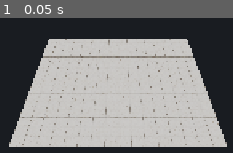
Above: before the commit, frame 1.
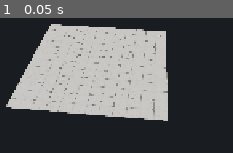
Above: after the commit, the same moment.

Repository: mehmetdem2005/Backrooms
Game: Godot game, scene res://Harita.tscn
The game is run twice, just before and just after one commit, with the same random seed, the same clock (stepped at 60 frames per second) and the same inputs. Before the commit the project starts from res://Level.tscn.
Inputs:
- Up to frame 1 (0.05 s): no input

The runs differ from the first frame. In frame 1, 40% of the frame differs, in the area x 2-98%, y 4-96%.

Commit message:
FloorBuilder: editor PLUGIN (Parca Yerlestirici) — pick a part in side dock, click in 3D viewport to place (snap 4m), right-click to erase. Turkish node names (Zemin/Harita/Kamera/Isik/Ortam), no 'Mesh' text.
https://claude.ai/code/session_01NRpMnaAWyeW9sMqBjCT8aX

Diff:
--- a/FloorBuilder/FloorTile.tscn
+++ /dev/null
@@ -1,21 +0,0 @@
-[gd_scene format=3]
-
-[ext_resource type="Texture2D" path="res://textures/floor_albedo.png" id="1_yie6u"]
-[ext_resource type="Texture2D" path="res://textures/floor_ao.png" id="2_43e23"]
-[ext_resource type="Texture2D" path="res://textures/floor_normal.png" id="3_504k0"]
-[ext_resource type="Texture2D" path="res://textures/floor_rough.png" id="4_7iy1d"]
-
-[sub_resource type="PlaneMesh" id="PlaneMesh_edwd6"]
-size = Vector2(4, 4)
-
-[sub_resource type="StandardMaterial3D" id="StandardMaterial3D_5wgok"]
-albedo_texture = ExtResource("1_yie6u")
-roughness_texture = ExtResource("4_7iy1d")
-normal_enabled = true
-normal_texture = ExtResource("3_504k0")
-ao_enabled = true
-ao_texture = ExtResource("2_43e23")
-
-[node name="FloorTile" type="MeshInstance3D" unique_id=612339827]
-mesh = SubResource("PlaneMesh_edwd6")
-surface_material_override/0 = SubResource("StandardMaterial3D_5wgok")
--- /dev/null
+++ b/FloorBuilder/Harita.tscn
@@ -0,0 +1,81 @@
+[gd_scene format=3]
+
+[ext_resource type="Texture2D" path="res://textures/floor_albedo.png" id="1_4f6jj"]
+[ext_resource type="Texture2D" path="res://textures/floor_ao.png" id="2_q1s0u"]
+[ext_resource type="Texture2D" path="res://textures/floor_normal.png" id="3_sul2s"]
+[ext_resource type="Texture2D" path="res://textures/floor_rough.png" id="4_cpwyp"]
+
+[sub_resource type="Environment" id="Environment_0brml"]
+background_mode = 1
+background_color = Color(0.1, 0.11, 0.13, 1)
+ambient_light_source = 2
+ambient_light_color = Color(0.92, 0.93, 0.95, 1)
+tonemap_mode = 4
+
+[sub_resource type="PlaneMesh" id="PlaneMesh_duf1n"]
+size = Vector2(4, 4)
+
+[sub_resource type="StandardMaterial3D" id="StandardMaterial3D_iq74w"]
+albedo_texture = ExtResource("1_4f6jj")
+roughness_texture = ExtResource("4_cpwyp")
+normal_enabled = true
+normal_texture = ExtResource("3_sul2s")
+ao_enabled = true
+ao_texture = ExtResource("2_q1s0u")
+
+[node name="Harita" type="Node3D" unique_id=1226466879]
+
+[node name="Kamera" type="Camera3D" parent="." unique_id=67910553]
+transform = Transform3D(0.9938837, -0.07311503, 0.08276059, 0, 0.7494289, 0.6620847, -0.11043153, -0.6580352, 0.7448453, 10, 16, 26)
+
+[node name="Isik" type="DirectionalLight3D" parent="." unique_id=1423766400]
+transform = Transform3D(0.81915206, -0.46984634, 0.32898995, 0, 0.57357645, 0.81915206, -0.57357645, -0.6710101, 0.46984634, 0, 0, 0)
+light_energy = 0.8
+
+[node name="Ortam" type="WorldEnvironment" parent="." unique_id=1104806717]
+environment = SubResource("Environment_0brml")
+
+[node name="Zemin" type="MeshInstance3D" parent="." unique_id=1395185039]
+transform = Transform3D(1, 0, 0, 0, 1, 0, 0, 0, 1, 2, 0, 2)
+mesh = SubResource("PlaneMesh_duf1n")
+surface_material_override/0 = SubResource("StandardMaterial3D_iq74w")
+
+[node name="@MeshInstance3D@2" type="MeshInstance3D" parent="." unique_id=1329811424]
+transform = Transform3D(1, 0, 0, 0, 1, 0, 0, 0, 1, 2, 0, 6)
+mesh = SubResource("PlaneMesh_duf1n")
+surface_material_override/0 = SubResource("StandardMaterial3D_iq74w")
+
+[node name="@MeshInstance3D@3" type="MeshInstance3D" parent="." unique_id=1405961273]
+transform = Transform3D(1, 0, 0, 0, 1, 0, 0, 0, 1, 2, 0, 10)
+mesh = SubResource("PlaneMesh_duf1n")
+surface_material_override/0 = SubResource("StandardMaterial3D_iq74w")
+
+[node name="@MeshInstance3D@4" type="MeshInstance3D" parent="." unique_id=1536637881]
+transform = Transform3D(1, 0, 0, 0, 1, 0, 0, 0, 1, 6, 0, 2)
+mesh = SubResource("PlaneMesh_duf1n")
+surface_material_override/0 = SubResource("StandardMaterial3D_iq74w")
+
+[node name="@MeshInstance3D@5" type="MeshInstance3D" parent="." unique_id=1789575144]
+transform = Transform3D(1, 0, 0, 0, 1, 0, 0, 0, 1, 6, 0, 6)
+mesh = SubResource("PlaneMesh_duf1n")
+surface_material_override/0 = SubResource("StandardMaterial3D_iq74w")
+
+[node name="@MeshInstance3D@6" type="MeshInstance3D" parent="." unique_id=1864891671]
+transform = Transform3D(1, 0, 0, 0, 1, 0, 0, 0, 1, 6, 0, 10)
+mesh = SubResource("PlaneMesh_duf1n")
+surface_material_override/0 = SubResource("StandardMaterial3D_iq74w")
+
+[node name="@MeshInstance3D@7" type="MeshInstance3D" parent="." unique_id=1118753877]
+transform = Transform3D(1, 0, 0, 0, 1, 0, 0, 0, 1, 10, 0, 2)
+mesh = SubResource("PlaneMesh_duf1n")
+surface_material_override/0 = SubResource("StandardMaterial3D_iq74w")
+
+[node name="@MeshInstance3D@8" type="MeshInstance3D" parent="." unique_id=1198493981]
+transform = Transform3D(1, 0, 0, 0, 1, 0, 0, 0, 1, 10, 0, 6)
+mesh = SubResource("PlaneMesh_duf1n")
+surface_material_override/0 = SubResource("StandardMaterial3D_iq74w")
+
+[node name="@MeshInstance3D@9" type="MeshInstance3D" parent="." unique_id=1103135236]
+transform = Transform3D(1, 0, 0, 0, 1, 0, 0, 0, 1, 10, 0, 10)
+mesh = SubResource("PlaneMesh_duf1n")
+surface_material_override/0 = SubResource("StandardMaterial3D_iq74w")
--- a/FloorBuilder/Level.tscn
+++ /dev/null
@@ -1,117 +0,0 @@
-[gd_scene format=3]
-
-[ext_resource type="Texture2D" path="res://textures/floor_albedo.png" id="1_wkftn"]
-[ext_resource type="Texture2D" path="res://textures/floor_ao.png" id="2_q4iis"]
-[ext_resource type="Texture2D" path="res://textures/floor_normal.png" id="3_m3clv"]
-[ext_resource type="Texture2D" path="res://textures/floor_rough.png" id="4_mxnmf"]
-
-[sub_resource type="PlaneMesh" id="PlaneMesh_edwd6"]
-size = Vector2(4, 4)
-
-[sub_resource type="StandardMaterial3D" id="StandardMaterial3D_5wgok"]
-albedo_texture = ExtResource("1_wkftn")
-roughness_texture = ExtResource("4_mxnmf")
-normal_enabled = true
-normal_texture = ExtResource("3_m3clv")
-ao_enabled = true
-ao_texture = ExtResource("2_q4iis")
-
-[sub_resource type="Environment" id="Environment_4eo0i"]
-background_mode = 1
-background_color = Color(0.1, 0.11, 0.13, 1)
-ambient_light_source = 2
-ambient_light_color = Color(0.92, 0.93, 0.95, 1)
-tonemap_mode = 4
-
-[node name="Level" type="Node3D" unique_id=1589881031]
-
-[node name="Floors" type="Node3D" parent="." unique_id=1090448567]
-
-[node name="FloorTile" type="MeshInstance3D" parent="Floors" unique_id=612339827]
-mesh = SubResource("PlaneMesh_edwd6")
-surface_material_override/0 = SubResource("StandardMaterial3D_5wgok")
-
-[node name="@MeshInstance3D@2" type="MeshInstance3D" parent="Floors" unique_id=953599214]
-transform = Transform3D(1, 0, 0, 0, 1, 0, 0, 0, 1, 0, 0, 4)
-mesh = SubResource("PlaneMesh_edwd6")
-surface_material_override/0 = SubResource("StandardMaterial3D_5wgok")
-
-[node name="@MeshInstance3D@3" type="MeshInstance3D" parent="Floors" unique_id=723432652]
-transform = Transform3D(1, 0, 0, 0, 1, 0, 0, 0, 1, 0, 0, 8)
-mesh = SubResource("PlaneMesh_edwd6")
-surface_material_override/0 = SubResource("StandardMaterial3D_5wgok")
-
-[node name="@MeshInstance3D@4" type="MeshInstance3D" parent="Floors" unique_id=1830559391]
-transform = Transform3D(1, 0, 0, 0, 1, 0, 0, 0, 1, 0, 0, 12)
-mesh = SubResource("PlaneMesh_edwd6")
-surface_material_override/0 = SubResource("StandardMaterial3D_5wgok")
-
-[node name="@MeshInstance3D@5" type="MeshInstance3D" parent="Floors" unique_id=819323309]
-transform = Transform3D(1, 0, 0, 0, 1, 0, 0, 0, 1, 4, 0, 0)
-mesh = SubResource("PlaneMesh_edwd6")
-surface_material_override/0 = SubResource("StandardMaterial3D_5wgok")
-
-[node name="@MeshInstance3D@6" type="MeshInstance3D" parent="Floors" unique_id=693110062]
-transform = Transform3D(1, 0, 0, 0, 1, 0, 0, 0, 1, 4, 0, 4)
-mesh = SubResource("PlaneMesh_edwd6")
-surface_material_override/0 = SubResource("StandardMaterial3D_5wgok")
-
-[node name="@MeshInstance3D@7" type="MeshInstance3D" parent="Floors" unique_id=644303221]
-transform = Transform3D(1, 0, 0, 0, 1, 0, 0, 0, 1, 4, 0, 8)
-mesh = SubResource("PlaneMesh_edwd6")
-surface_material_override/0 = SubResource("StandardMaterial3D_5wgok")
-
-[node name="@MeshInstance3D@8" type="MeshInstance3D" parent="Floors" unique_id=1290763777]
-transform = Transform3D(1, 0, 0, 0, 1, 0, 0, 0, 1, 4, 0, 12)
-mesh = SubResource("PlaneMesh_edwd6")
-surface_material_override/0 = SubResource("StandardMaterial3D_5wgok")
-
-[node name="@MeshInstance3D@9" type="MeshInstance3D" parent="Floors" unique_id=1139701631]
-transform = Transform3D(1, 0, 0, 0, 1, 0, 0, 0, 1, 8, 0, 0)
-mesh = SubResource("PlaneMesh_edwd6")
-surface_material_override/0 = SubResource("StandardMaterial3D_5wgok")
-
-[node name="@MeshInstance3D@10" type="MeshInstance3D" parent="Floors" unique_id=1283960898]
-transform = Transform3D(1, 0, 0, 0, 1, 0, 0, 0, 1, 8, 0, 4)
-mesh = SubResource("PlaneMesh_edwd6")
-surface_material_override/0 = SubResource("StandardMaterial3D_5wgok")
-
-[node name="@MeshInstance3D@11" type="MeshInstance3D" parent="Floors" unique_id=586732516]
-transform = Transform3D(1, 0, 0, 0, 1, 0, 0, 0, 1, 8, 0, 8)
-mesh = SubResource("PlaneMesh_edwd6")
-surface_material_override/0 = SubResource("StandardMaterial3D_5wgok")
-
-[node name="@MeshInstance3D@12" type="MeshInstance3D" parent="Floors" unique_id=165433744]
-transform = Transform3D(1, 0, 0, 0, 1, 0, 0, 0, 1, 8, 0, 12)
-mesh = SubResource("PlaneMesh_edwd6")
-surface_material_override/0 = SubResource("StandardMaterial3D_5wgok")
-
-[node name="@MeshInstance3D@13" type="MeshInstance3D" parent="Floors" unique_id=1442161825]
-transform = Transform3D(1, 0, 0, 0, 1, 0, 0, 0, 1, 12, 0, 0)
-mesh = SubResource("PlaneMesh_edwd6")
-surface_material_override/0 = SubResource("StandardMaterial3D_5wgok")
-
-[node name="@MeshInstance3D@14" type="MeshInstance3D" parent="Floors" unique_id=2040015277]
-transform = Transform3D(1, 0, 0, 0, 1, 0, 0, 0, 1, 12, 0, 4)
-mesh = SubResource("PlaneMesh_edwd6")
-surface_material_override/0 = SubResource("StandardMaterial3D_5wgok")
-
-[node name="@MeshInstance3D@15" type="MeshInstance3D" parent="Floors" unique_id=628271709]
-transform = Transform3D(1, 0, 0, 0, 1, 0, 0, 0, 1, 12, 0, 8)
-mesh = SubResource("PlaneMesh_edwd6")
-surface_material_override/0 = SubResource("StandardMaterial3D_5wgok")
-
-[node name="@MeshInstance3D@16" type="MeshInstance3D" parent="Floors" unique_id=1112453886]
-transform = Transform3D(1, 0, 0, 0, 1, 0, 0, 0, 1, 12, 0, 12)
-mesh = SubResource("PlaneMesh_edwd6")
-surface_material_override/0 = SubResource("StandardMaterial3D_5wgok")
-
-[node name="Camera3D" type="Camera3D" parent="." unique_id=1232050804]
-transform = Transform3D(1, 0, 0, 0, 0.791285, 0.6114475, 0, -0.6114475, 0.791285, 6, 17, 28)
-
-[node name="Sun" type="DirectionalLight3D" parent="." unique_id=822753608]
-transform = Transform3D(0.81915206, -0.46984634, 0.32898995, 0, 0.57357645, 0.81915206, -0.57357645, -0.6710101, 0.46984634, 0, 0, 0)
-light_energy = 0.8
-
-[node name="WorldEnvironment" type="WorldEnvironment" parent="." unique_id=949182967]
-environment = SubResource("Environment_4eo0i")
--- a/FloorBuilder/build_parts.gd
+++ b/FloorBuilder/build_parts.gd
@@ -9,35 +9,26 @@
     mat.normal_texture = load("res://textures/floor_normal.png")
     mat.roughness = 1.0
     ResourceSaver.save(mat, "res://floor_material.tres")
-
-    # --- FloorTile.tscn : tek zemin parçası (PlaneMesh 4x4) ---
-    var tile := MeshInstance3D.new()
-    tile.name = "FloorTile"
+    # Parça: "Zemin" (kök düğüm adı Türkçe, "Mesh" yok)
+    var zemin := MeshInstance3D.new()
+    zemin.name = "Zemin"
     var pm := PlaneMesh.new()
     pm.size = Vector2(4, 4)
-    tile.mesh = pm
-    tile.set_surface_override_material(0, mat)
-    var ts := PackedScene.new()
-    ts.pack(tile)
-    ResourceSaver.save(ts, "res://FloorTile.tscn")
-
-    # --- Level.tscn : haritayı dizeceğin sahne (demo 4x4 + kamera + ışık) ---
-    var root := Node3D.new(); root.name = "Level"
-    var holder := Node3D.new(); holder.name = "Floors"
-    root.add_child(holder); holder.owner = root
-    for x in range(4):
-        for z in range(4):
-            var inst := ts.instantiate()
-            inst.position = Vector3(x * 4, 0, z * 4)
-            holder.add_child(inst); inst.owner = root
-    var cam := Camera3D.new(); cam.name = "Camera3D"
-    cam.transform = Transform3D(Basis(), Vector3(6, 17, 28)).looking_at(Vector3(6, 0, 6), Vector3.UP)
+    zemin.mesh = pm
+    zemin.set_surface_override_material(0, mat)
+    var zs := PackedScene.new()
+    zs.pack(zemin)
+    ResourceSaver.save(zs, "res://parts/Zemin.tscn")
+    # Sahne: Harita (kamera + ışık + ortam; boş, sen dizeceksin)
+    var root := Node3D.new(); root.name = "Harita"
+    var cam := Camera3D.new(); cam.name = "Kamera"
+    cam.transform = Transform3D(Basis(), Vector3(10, 16, 26)).looking_at(Vector3(8, 0, 8), Vector3.UP)
     root.add_child(cam); cam.owner = root
-    var sun := DirectionalLight3D.new(); sun.name = "Sun"
+    var sun := DirectionalLight3D.new(); sun.name = "Isik"
     sun.rotation = Vector3(deg_to_rad(-55), deg_to_rad(35), 0)
     sun.light_energy = 0.8
     root.add_child(sun); sun.owner = root
-    var we := WorldEnvironment.new(); we.name = "WorldEnvironment"
+    var we := WorldEnvironment.new(); we.name = "Ortam"
     var env := Environment.new()
     env.background_mode = Environment.BG_COLOR
     env.background_color = Color(0.10, 0.11, 0.13)
@@ -47,8 +38,13 @@
     env.tonemap_mode = Environment.TONE_MAPPER_AGX
     we.environment = env
     root.add_child(we); we.owner = root
-    var ls := PackedScene.new()
-    ls.pack(root)
-    ResourceSaver.save(ls, "res://Level.tscn")
+    # küçük demo (3x3 Zemin)
+    for x in range(3):
+        for z in range(3):
+            var inst := zs.instantiate()
+            inst.position = Vector3(x * 4 + 2, 0, z * 4 + 2)
+            root.add_child(inst); inst.owner = root
+    var ls := PackedScene.new(); ls.pack(root)
+    ResourceSaver.save(ls, "res://Harita.tscn")
     print("PARTS_BUILT ok")
     quit()
--- /dev/null
+++ b/FloorBuilder/parts/Zemin.tscn
@@ -0,0 +1,21 @@
+[gd_scene format=3]
+
+[ext_resource type="Texture2D" path="res://textures/floor_albedo.png" id="1_qqe5y"]
+[ext_resource type="Texture2D" path="res://textures/floor_ao.png" id="2_xynjx"]
+[ext_resource type="Texture2D" path="res://textures/floor_normal.png" id="3_8qqyi"]
+[ext_resource type="Texture2D" path="res://textures/floor_rough.png" id="4_3hbyr"]
+
+[sub_resource type="PlaneMesh" id="PlaneMesh_duf1n"]
+size = Vector2(4, 4)
+
+[sub_resource type="StandardMaterial3D" id="StandardMaterial3D_iq74w"]
+albedo_texture = ExtResource("1_qqe5y")
+roughness_texture = ExtResource("4_3hbyr")
+normal_enabled = true
+normal_texture = ExtResource("3_8qqyi")
+ao_enabled = true
+ao_texture = ExtResource("2_xynjx")
+
+[node name="Zemin" type="MeshInstance3D" unique_id=1395185039]
+mesh = SubResource("PlaneMesh_duf1n")
+surface_material_override/0 = SubResource("StandardMaterial3D_iq74w")
--- a/FloorBuilder/project.godot
+++ b/FloorBuilder/project.godot
@@ -1,9 +1,9 @@
-; Backrooms Floor Builder - temiz proje (sadece kullanıcının verdiği zemin)
+; Backrooms - Parça Yerleştirici (sadece kullanıcının zemin dokusu + yerleştirme eklentisi)
 config_version=5
 
 [application]
-config/name="Floor Builder"
-run/main_scene="res://Level.tscn"
+config/name="Parça Yerleştirici"
+run/main_scene="res://Harita.tscn"
 config/features=PackedStringArray("4.6", "Mobile")
 
 [display]
@@ -11,6 +11,9 @@
 window/size/viewport_height=720
 window/handheld/orientation=1
 window/stretch/mode="canvas_items"
+
+[editor_plugins]
+enabled=PackedStringArray("res://addons/yerlestirici/plugin.cfg")
 
 [input_devices]
 pointing/emulate_touch_from_mouse=true
Not shown, added: FloorBuilder/addons/yerlestirici/plugin.cfg
Not shown, added: FloorBuilder/addons/yerlestirici/yerlestirici.gd
Not shown, added: FloorBuilder/addons/yerlestirici/yerlestirici.gd.uid
Not shown, changed: FloorBuilder.zip
